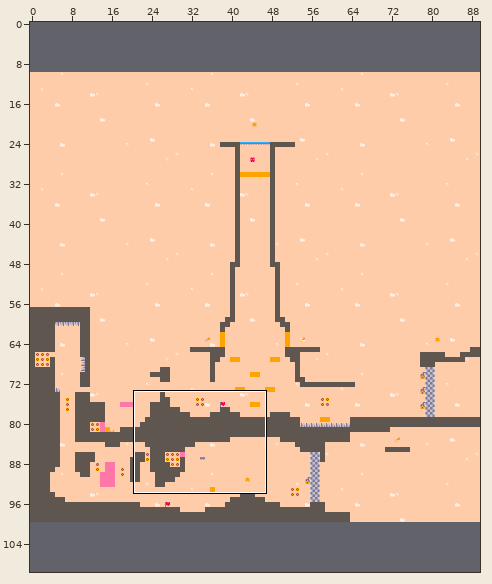
Tiled map: assets/openLevel.tmx. The first picture is a wide view before the edit; the outline marks the close-up.
Close-up. Before:
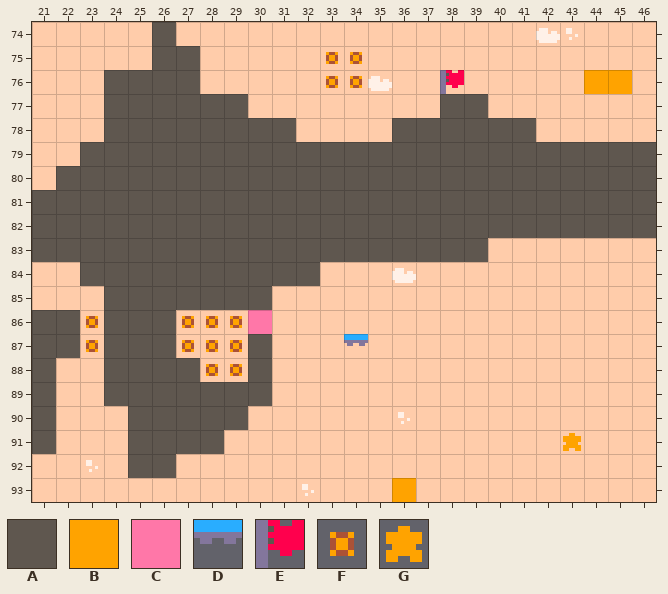
Cells are 8x8 px. Shown: x 21..46, y 74..93. The commit also changed other parts of the map, which this record leaves out. The old version is drawn lined up with the new one.
Key: from "Pico-8-Platformer": A 2, B 19, C 26, D 60, E 73, F 88, G 147.
_ is an empty cell.
Objects are placed by their top-left corner, in cells (3,4 is the top-left corner of cell 3,4); size is 1x1 cell unless given.
Layers that did not change in this view are not listed.
Layer "Terrain" before, first column x 21:
74 _____A____________________
75 _____AA_____FF____________
76 ___AAAA_____FF___E_____BB_
77 ___AAAAAA________AA_______
78 ___AAAAAAAA____AAAAAA_____
79 __AAAAAAAAAAAAAAAAAAAAAAAA
80 _AAAAAAAAAAAAAAAAAAAAAAAAA
81 AAAAAAAAAAAAAAAAAAAAAAAAAA
82 AAAAAAAAAAAAAAAAAAAAAAAAAA
83 AAAAAAAAAAAAAAAAAAA_______
84 __AAAAAAAAAA______________
85 ___AAAAAAA________________
86 AAFAAAFFFC________________
87 AAFAAAFFFA___D____________
88 A__AAAAFFA________________
89 A__AAAAAAA________________
90 A___AAAAA_________________
91 A___AAAA__________________
92 ____AA____________________
93 _______________B__________
Objects on layer "Objects" before:
G "WallJumpPickup" at 43,91
New version:
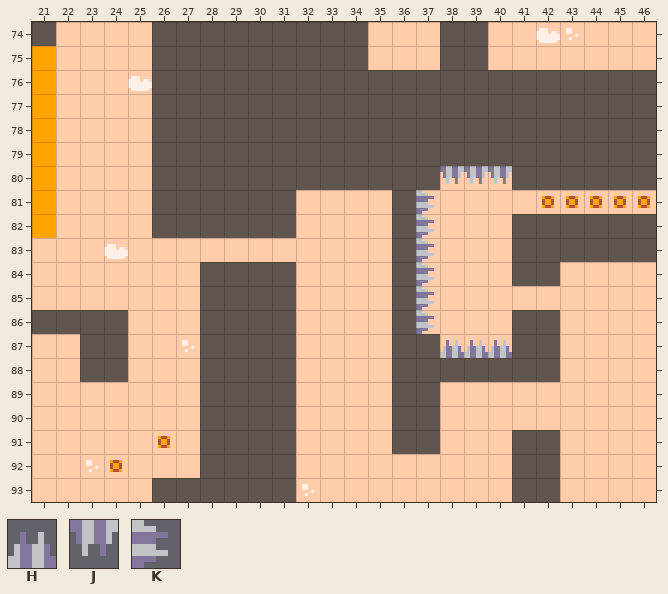
Further tiles: from "Pico-8-Platformer": H 75, J 75 turned 180, K 75 turned 90.
Change:
{"change": "map size 90x90 -> 90x140 cells (old content now starts at 0,10; both pictures use the new coordinates)"}
{"where": "layer \"Terrain\""}
{"y":74,"x":21,"old":"_","new":"A"}
{"y":74,"x":27,"old":"________","new":"AAAAAAAA"}
{"y":74,"x":38,"old":"__","new":"AA"}
{"y":75,"x":21,"old":"_","new":"B"}
{"y":75,"x":28,"old":"_____FF","new":"AAAAAAA"}
{"y":75,"x":38,"old":"__","new":"AA"}
{"y":76,"x":21,"old":"_","new":"B"}
{"y":76,"x":24,"old":"AA","new":"__"}
{"y":76,"x":28,"old":"_____FF___E_____BB_","new":"AAAAAAAAAAAAAAAAAAA"}
{"y":77,"x":21,"old":"_","new":"B"}
{"y":77,"x":24,"old":"AA","new":"__"}
{"y":77,"x":30,"old":"________","new":"AAAAAAAA"}
{"y":77,"x":40,"old":"_______","new":"AAAAAAA"}
{"y":78,"x":21,"old":"_","new":"B"}
{"y":78,"x":24,"old":"AA","new":"__"}
{"y":78,"x":32,"old":"____","new":"AAAA"}
{"y":78,"x":42,"old":"_____","new":"AAAAA"}
{"y":79,"x":21,"old":"_","new":"B"}
{"y":79,"x":23,"old":"AAA","new":"___"}
{"y":80,"x":21,"old":"_AAAA","new":"B____"}
{"y":80,"x":38,"old":"AAA","new":"JJJ"}
{"y":81,"x":21,"old":"AAAAA","new":"B____"}
{"y":81,"x":32,"old":"AAAA","new":"____"}
{"y":81,"x":37,"old":"AAAAAAAAAA","new":"K____FFFFF"}
{"y":82,"x":21,"old":"AAAAA","new":"B____"}
{"y":82,"x":32,"old":"AAAA","new":"____"}
{"y":82,"x":37,"old":"AAAA","new":"K___"}
{"y":83,"x":21,"old":"AAAAAAAAAAAAAAA","new":"_______________"}
{"y":83,"x":37,"old":"AAA","new":"K__"}
{"y":83,"x":41,"old":"______","new":"AAAAAA"}
{"y":84,"x":23,"old":"AAAAA","new":"_____"}
{"y":84,"x":32,"old":"A","new":"_"}
{"y":84,"x":36,"old":"__","new":"AK"}
{"y":84,"x":41,"old":"__","new":"AA"}
{"y":85,"x":24,"old":"AAAA","new":"____"}
{"y":85,"x":31,"old":"_","new":"A"}
{"y":85,"x":36,"old":"__","new":"AK"}
{"y":86,"x":23,"old":"F","new":"A"}
{"y":86,"x":25,"old":"AAFFFC_","new":"___AAAA"}
{"y":86,"x":36,"old":"__","new":"AK"}
{"y":86,"x":41,"old":"__","new":"AA"}
{"y":87,"x":21,"old":"AAF","new":"__A"}
{"y":87,"x":25,"old":"AAFFF","new":"___AA"}
{"y":87,"x":31,"old":"_","new":"A"}
{"y":87,"x":34,"old":"D","new":"_"}
{"y":87,"x":36,"old":"_______","new":"AAHHHAA"}
{"y":88,"x":21,"old":"A","new":"_"}
{"y":88,"x":23,"old":"_","new":"A"}
{"y":88,"x":25,"old":"AAAFF","new":"___AA"}
{"y":88,"x":31,"old":"_","new":"A"}
{"y":88,"x":36,"old":"_______","new":"AAAAAAA"}
{"y":89,"x":21,"old":"A","new":"_"}
{"y":89,"x":24,"old":"AAAA","new":"____"}
{"y":89,"x":31,"old":"_","new":"A"}
{"y":89,"x":36,"old":"__","new":"AA"}
{"y":90,"x":21,"old":"A","new":"_"}
{"y":90,"x":25,"old":"AAA","new":"___"}
{"y":90,"x":30,"old":"__","new":"AA"}
{"y":90,"x":36,"old":"__","new":"AA"}
{"y":91,"x":21,"old":"A","new":"_"}
{"y":91,"x":25,"old":"AAA","new":"_F_"}
{"y":91,"x":29,"old":"___","new":"AAA"}
{"y":91,"x":36,"old":"__","new":"AA"}
{"y":91,"x":41,"old":"__","new":"AA"}
{"y":92,"x":24,"old":"_AA","new":"F__"}
{"y":92,"x":28,"old":"____","new":"AAAA"}
{"y":92,"x":41,"old":"__","new":"AA"}
{"y":93,"x":26,"old":"______","new":"AAAAAA"}
{"y":93,"x":36,"old":"B","new":"_"}
{"y":93,"x":41,"old":"__","new":"AA"}
{"where": "layer \"Objects\""}
{"was": "G \"WallJumpPickup\" at 43,91", "now": "outside this view"}
{"label":"changed","picture_box":[32,22,656,502]}
